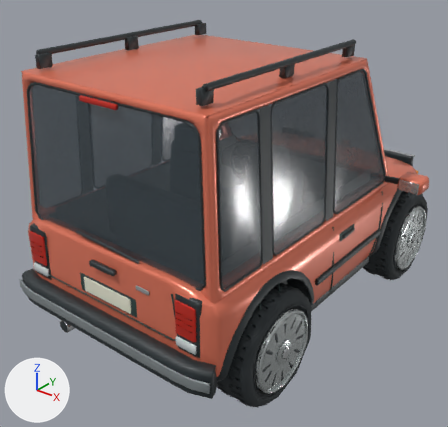
The FBX model unity/Assets/Resources/Cars/tallboy_lod2.fbx, before and after one commit.
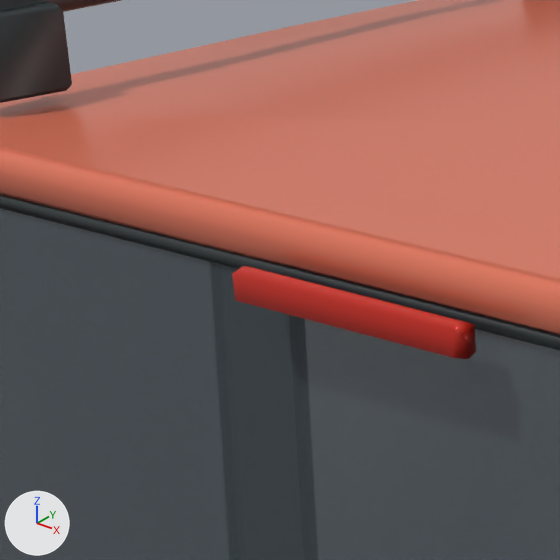
The first picture shows the older version from a 50 mm camera at (2.59, -3.59, 2.83) aimed at (-0.08, -0.24, 0.76). The close-ups show the older and then the newer version on the part from 9% to 29% of the width and 12% to 33% of the height of that picture. Only the edits that show in the close-ups are written down. The lights are fixed; the arrows at lower left show +X, +Y and +Z. Where no turn or scale is listed for an object, it has been applied to the vertices. Vertices at exactly the same position are counted once.

In view in the first close-up: 'Body'.
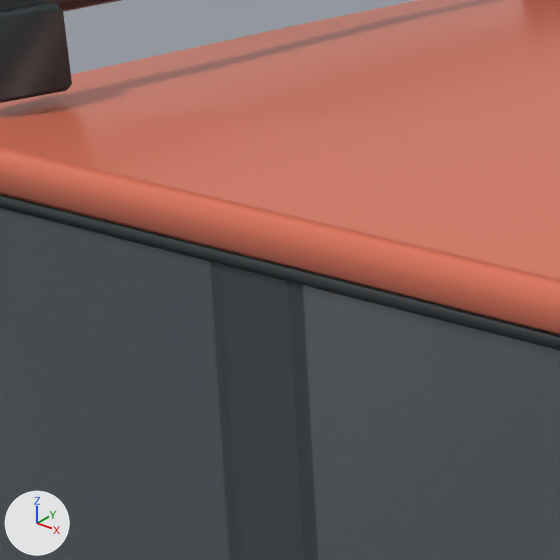
Where the newer file only moved an object's origin or applied its transform, the numbers keep the older frame.

The change, as a diff of the scene's bpy script:
```diff
--- a/unity/Assets/Resources/Cars/tallboy_lod2.fbx.py
+++ b/unity/Assets/Resources/Cars/tallboy_lod2.fbx.py
@@ me_continuous_formed_body_shell_004 @@
 # used by ob_body; location = (0.0, 0.0, 0.0)
-me_continuous_formed_body_shell_004.from_pydata(...)  # 4939 vertices, 8597 faces; spans x -1.13..1.13, y -1.61..1.61, z 0.25..2.08
+me_continuous_formed_body_shell_004.from_pydata(...)  # 4916 vertices, 8555 faces; spans x -1.13..1.13, y -1.61..1.61, z 0.25..2.08
+# me_continuous_formed_body_shell_004 part 1: the loose piece of 14 vertices spanning x -0.15..0.15, y -1.45..-1.43, z 1.88..1.92 is deleted
+# other edits to the shape of me_continuous_formed_body_shell_004 do not show in these pictures
 me_continuous_formed_body_shell_004.materials.append(mat_bodypaint)
```

Where the change shows, as pixel boxes (x1, y1, x2, y2) in the close-ups (560 x 560 px):
part 1 of me_continuous_formed_body_shell_004, deleted: before (232, 266, 476, 359)
